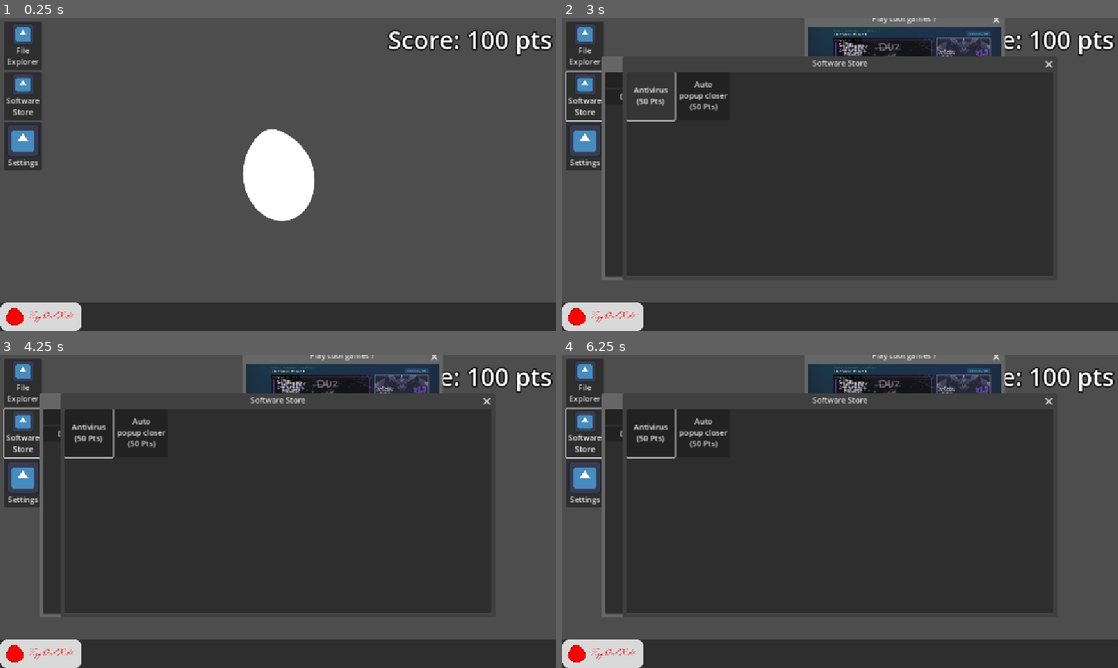
Above: before the commit, frames 1-4 (two rows, left to right).
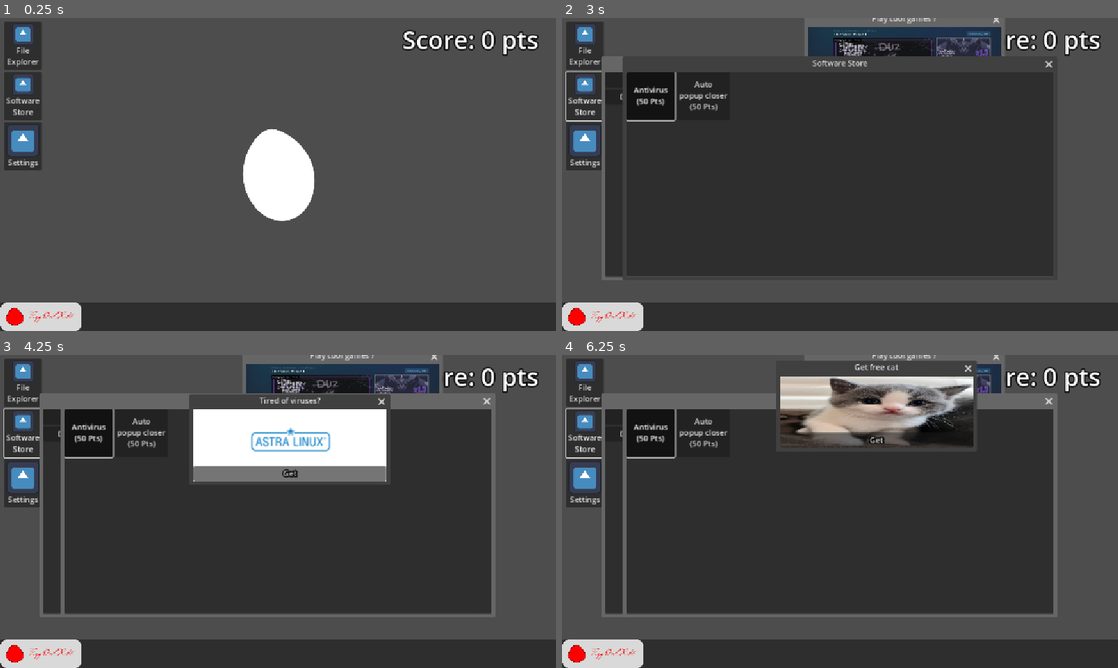
Above: after the commit, the same moments.

Repository: HA-Synchro/VirusControl
Game: Godot game, scene res://scenes/main.tscn
Same seed, same stepped clock (60 frames per second), same inputs: the game is played once before the commit and once after it. The engine's default icon, where the game draws it, is replaced by a stand-in: a white triangle on a blue panel in a dark square.
Inputs (mouse positions are in pixels of both pictures, inside the frame that each line leads up to):
- Up to frame 1 (0.25 s): no input
- Up to frame 2 (3 s): click (612, 315) at 0.5 s; click "File Explorer" at 1.25 s; click "Software Store" at 2 s; click "Antivirus (50 Pts)" at 2.75 s
- Up to frame 3 (4.25 s): click "Get" at 3.5 s
- Up to frame 4 (6.25 s): click "Home" at 4.25 s; click "Documents" at 5 s; click "<-" at 5.75 s

The runs differ from the first frame. In frame 1, 1.2% of the frame differs, in the area x 69-100%, y 4-13%; in frame 2, 2.0%; in frame 3, 13%, in the area x 10-100%, y 4-84%; in frame 4, 12%.

Commit message:
IDK what i did but i surely did something

Diff:
--- a/scenes/software_store/software_store.gd
+++ b/scenes/software_store/software_store.gd
@@ -7,5 +7,15 @@
 	await tween.finished
 	self.queue_free()
 
-func on_item_clicked(index: int, property: String) -> void:
-	Global[property] = not Global[property]
+func on_item_clicked(index: int, property: String, cost: int) -> void:
+	print("index: ", index, " | property: ", property, " | cost: ", cost, " | is-activated: ", Global[property])
+
+	if Global[property] == true:
+		print("ALREADY BOUGHT!")
+		return
+
+	if Global.score >= cost:
+		Global.score -= cost
+		Global[property] = not Global[property]
+	else:
+		print("NOT ENOUGH SCORE!")
--- a/scenes/software_store/software_store.tscn
+++ b/scenes/software_store/software_store.tscn
@@ -24,16 +24,18 @@
 [node name="Antivirus" type="Button" parent="PanelContainer/GridContainer"]
 custom_minimum_size = Vector2(100, 100)
 layout_mode = 2
+toggle_mode = true
 text = "Antivirus
 (50 Pts)"
 
 [node name="PopupCloser" type="Button" parent="PanelContainer/GridContainer"]
 custom_minimum_size = Vector2(100, 100)
 layout_mode = 2
+toggle_mode = true
 text = "Auto
 popup closer
 (50 Pts)"
 
 [connection signal="close_requested" from="." to="." method="_on_close_requested"]
-[connection signal="pressed" from="PanelContainer/GridContainer/Antivirus" to="." method="on_item_clicked" binds= [0, "antivirus_activated"]]
+[connection signal="pressed" from="PanelContainer/GridContainer/Antivirus" to="." method="on_item_clicked" binds= [0, "antivirus_activated", 50]]
 [connection signal="pressed" from="PanelContainer/GridContainer/PopupCloser" to="." method="on_item_clicked" binds= [1, "autoclose_ability_activated"]]
--- a/utils/autoloads/Global.gd
+++ b/utils/autoloads/Global.gd
@@ -1,6 +1,7 @@
 extends Node
 
-var score: int = 100
+var score: int = 0
+
 
 var antivirus_activated: bool = false
 var autoclose_ability_activated: bool = false
